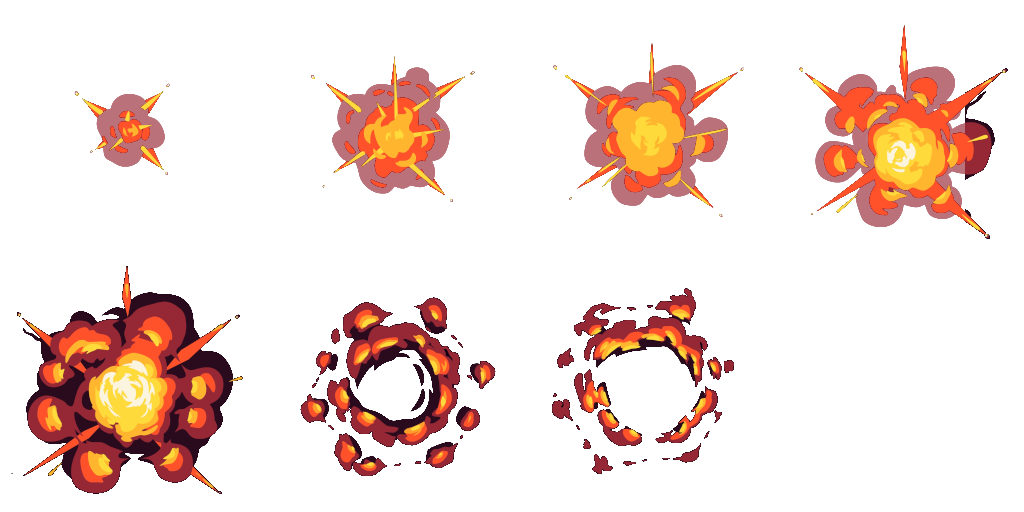
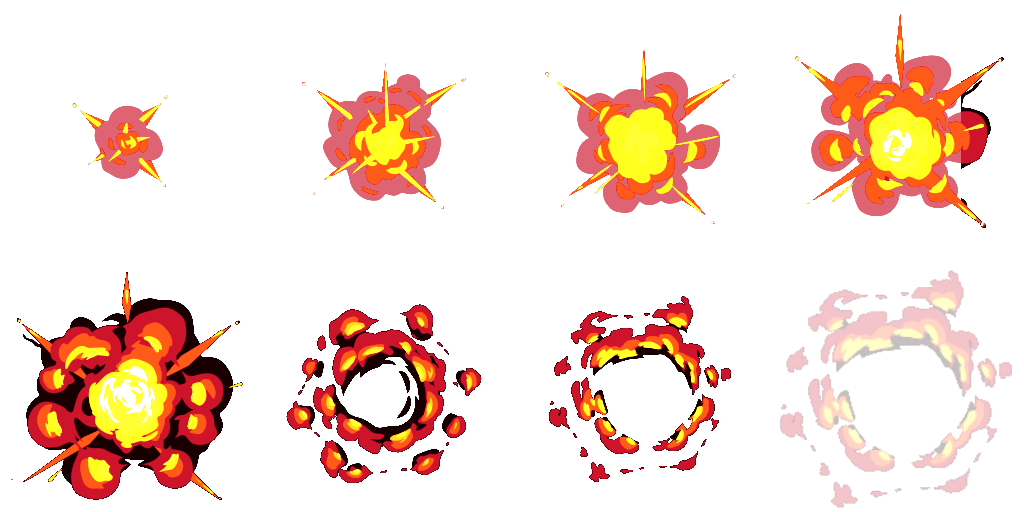
Comparing the layer stacks of the two w=1024, h=512 images. Changes:
added group "Old" with 8 layers over (11, 14, 1012, 508)
added layer "Pasted Layer #7" (25%) in group "Old" over (780, 270, 1012, 508)
renamed "Pasted Layer #5" to "Pasted Layer #6", moved it into group "Old", painted on it over (549, 288, 734, 482)
removed layer "2204_w053_n004_20a_p1_20.jpg" over (11, 266, 243, 494)
renamed "Pasted Layer #4" to "Pasted Layer #5", moved it into group "Old", painted on it over (286, 297, 496, 483)
added layer "Pasted Layer #4" in group "Old" over (11, 272, 243, 500)
moved "Pasted Layer #3" into group "Old", painted on it over (795, 14, 1008, 239)
moved "Pasted Layer #2" into group "Old", painted on it over (545, 43, 744, 224)
moved "Pasted Layer #1" into group "Old", painted on it over (302, 56, 475, 209)
moved "Pasted Layer" into group "Old", painted on it over (72, 83, 170, 187)
